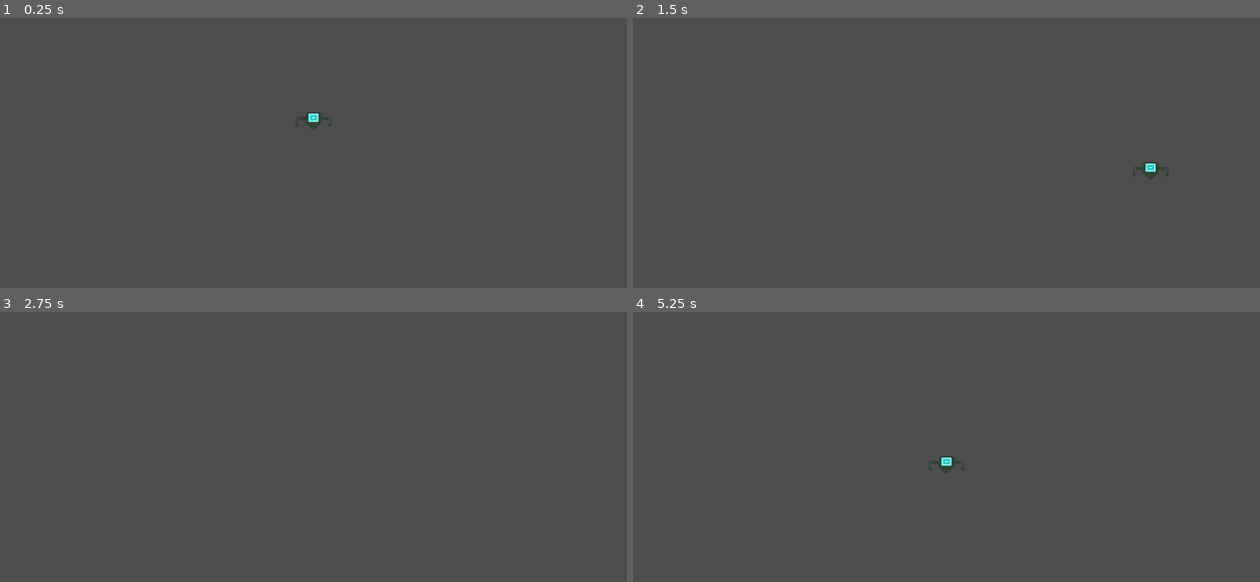
Above: before the commit, frames 1-4 (two rows, left to right).
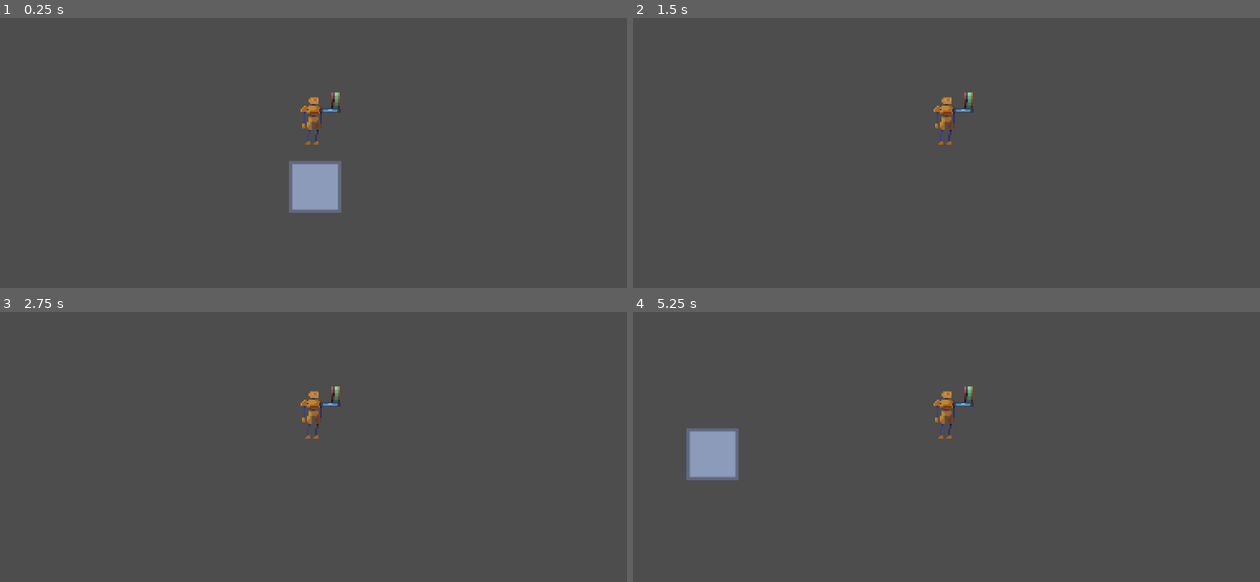
Above: after the commit, the same moments.

Repository: Brainthread/FarmingGame
Game: Godot game, scene res://Main.tscn
Two runs of this game, one before a commit and one after it. Both use one fixed random seed, a clock stepped at 60 frames per second and the inputs below. The engine's default icon, where the game draws it, is replaced by a stand-in: a white triangle on a blue panel in a dark square.
Inputs:
- Up to frame 1 (0.25 s): no input
- Up to frame 2 (1.5 s): tap Enter at 0.5 s; hold D (Right) 0.53-1.28 s; hold Shift (Sprint, bound only after the commit) 0.53-1.28 s; hold S (Down) from 1.28 s (still down); tap Shift (Sprint, bound only after the commit) at 1.35 s
- Up to frame 3 (2.75 s): release S (Down) at 2.03 s; hold D (Right) from 2.03 s (still down); hold Shift (Sprint, bound only after the commit) from 2.03 s (still down)
- Up to frame 4 (5.25 s): tap Space at 2.75 s; release D (Right) at 2.78 s; release Shift (Sprint, bound only after the commit) at 2.78 s; hold W (Up) 2.78-3.53 s; tap Shift (Sprint, bound only after the commit) at 2.85, 4.35 s; tap Enter at 3.5 s; hold Shift (Sprint, bound only after the commit) 3.53-4.28 s; hold A (Left) 3.53-5.03 s; hold S (Down) from 5.03 s (still down); hold Shift (Sprint, bound only after the commit) from 5.03 s (still down)

The runs differ from the first frame. In frame 1, 2.1% of the frame differs, in the area x 46-55%, y 27-73%; in frame 2, 0.6%; in frame 3, 0.4%; in frame 4, 2.2%, in the area x 8-55%, y 27-63%.

Commit message:
Add textures

Diff:
--- a/Main.tscn
+++ b/Main.tscn
@@ -1,12 +1,27 @@
-[gd_scene load_steps=3 format=3 uid="uid://dq52srwlt7r3v"]
+[gd_scene load_steps=5 format=3 uid="uid://dq52srwlt7r3v"]
 
 [ext_resource type="PackedScene" uid="uid://cwx3if5m44ve8" path="res://Scenes/Objects/player.tscn" id="1_7qiwv"]
 [ext_resource type="Script" path="res://Scripts/CameraFollow.gd" id="2_a2cq5"]
+[ext_resource type="Texture2D" uid="uid://bxiiupwn2yios" path="res://Imported/Textures/Floor.png" id="3_ms2g7"]
+
+[sub_resource type="RectangleShape2D" id="RectangleShape2D_ihfwf"]
+size = Vector2(32, 18)
 
 [node name="TestScene" type="Node2D"]
 
 [node name="Player" parent="." instance=ExtResource("1_7qiwv")]
 
-[node name="Camera2D" type="Camera2D" parent="."]
+[node name="Camera2D" type="Camera2D" parent="." node_paths=PackedStringArray("target")]
 zoom = Vector2(3, 3)
 script = ExtResource("2_a2cq5")
+target = NodePath("../Player")
+
+[node name="StaticBody2D" type="StaticBody2D" parent="."]
+position = Vector2(1, 42)
+
+[node name="CollisionShape2D" type="CollisionShape2D" parent="StaticBody2D"]
+position = Vector2(0, -7)
+shape = SubResource("RectangleShape2D_ihfwf")
+
+[node name="Sprite2D" type="Sprite2D" parent="StaticBody2D"]
+texture = ExtResource("3_ms2g7")
--- a/Scenes/Objects/player.tscn
+++ b/Scenes/Objects/player.tscn
@@ -1,16 +1,29 @@
-[gd_scene load_steps=5 format=3 uid="uid://cwx3if5m44ve8"]
+[gd_scene load_steps=7 format=3 uid="uid://cwx3if5m44ve8"]
 
-[ext_resource type="Texture2D" uid="uid://1pueoxa6ih0v" path="res://Sprites/Player.png" id="1_sh5yg"]
+[ext_resource type="Texture2D" uid="uid://1pueoxa6ih0v" path="res://Sprites/Player.png" id="1_37bka"]
 [ext_resource type="Script" path="res://Scripts/StateMachine/FiniteStateMachine.gd" id="2_1ic7f"]
+[ext_resource type="Script" path="res://Scripts/Spraygun.gd" id="2_2q2cc"]
+[ext_resource type="Texture2D" uid="uid://bfwttmthyqyq0" path="res://icon.svg" id="3_lkg5k"]
 [ext_resource type="Script" path="res://Scripts/Player/States/IdleAndMove.gd" id="3_pui5a"]
 
-[sub_resource type="RectangleShape2D" id="RectangleShape2D_2rg7v"]
+[sub_resource type="CircleShape2D" id="CircleShape2D_4cju8"]
+radius = 8.01561
 
 [node name="Player" type="CharacterBody2D"]
 
 [node name="Sprite2D" type="Sprite2D" parent="."]
 texture_filter = 1
-texture = ExtResource("1_sh5yg")
+texture = ExtResource("1_37bka")
+
+[node name="Spraygun" type="Node2D" parent="."]
+position = Vector2(5, -6)
+script = ExtResource("2_2q2cc")
+
+[node name="Sprite2D" type="Sprite2D" parent="Spraygun"]
+position = Vector2(0, 1)
+scale = Vector2(0.1, 0.02)
+texture = ExtResource("3_lkg5k")
+offset = Vector2(52, 0)
 
 [node name="StateMachine" type="Node" parent="." node_paths=PackedStringArray("current_state", "root")]
 script = ExtResource("2_1ic7f")
@@ -19,6 +32,9 @@
 
 [node name="IdleAndMove" type="Node" parent="StateMachine"]
 script = ExtResource("3_pui5a")
+_acceleration = 60000.0
+_direction_change_modifier = 4
 
-[node name="CollisionShape2D" type="CollisionShape2D" parent="."]
-shape = SubResource("RectangleShape2D_2rg7v")
+[node name="Collider" type="CollisionShape2D" parent="."]
+position = Vector2(0, 5.5)
+shape = SubResource("CircleShape2D_4cju8")
--- a/Scripts/CameraFollow.gd
+++ b/Scripts/CameraFollow.gd
@@ -1,16 +1,27 @@
 extends Camera2D
 
 @export var target:Node2D
-@export var followSpeed:float
-@export var lookAhead:float
-@export var minPoint:Vector2
-@export var maxPoint:Vector2
+var target_former_position:Vector2 = Vector2()
+var follow_speed:float = 1000
+@export var look_ahead:bool = false
+@export var min_point:Vector2 = Vector2(-9999999, -9999999)
+@export var max_point:Vector2 = Vector2(9999999, 9999999)
 
 # Called when the node enters the scene tree for the first time.
 func _ready():
+	target_former_position = target.position
 	pass # Replace with function body.
 
 
 # Called every frame. 'delta' is the elapsed time since the previous frame.
 func _process(delta):
 	pass
+
+func _physics_process(delta):
+	var target_heading = target.position - target_former_position
+	var target_velocity = target_heading/delta
+
+	if look_ahead == true:
+		pass
+	position = position.move_toward(target.position, follow_speed * delta)
+	target_former_position = target.position
--- a/Scripts/Player/States/IdleAndMove.gd
+++ b/Scripts/Player/States/IdleAndMove.gd
@@ -1,8 +1,13 @@
 extends State
 
 var _input_direction = Vector2()
+var _input_sprint:bool = false
 var _body:CharacterBody2D
 @export var _movement_speed:float = 10000
+@export var _acceleration:float = 10000
+@export var _sprint_multiplier:float = 2
+@export var _direction_change_modifier = 3
+var _movement_velocity:Vector2 = Vector2()
 
 func _initialize_state(stateMachine_node:FiniteStateMachine, root_node:Node2D):
 	super(stateMachine_node, root_node)
@@ -28,7 +33,19 @@
 	_input_direction = Vector2(
 			Input.get_action_strength("Right") - Input.get_action_strength("Left"),
 			Input.get_action_strength("Down") - Input.get_action_strength("Up"))
+	_input_direction = _input_direction.normalized()
+	_input_sprint = true if Input.get_action_strength("Sprint") else false
+
 
 func _move_character(_delta: float):
-	_body.velocity = _movement_speed * _delta * _input_direction
+	var _direction_change_coefficient = 1
+	var _sprint_coefficent = _sprint_multiplier if _input_sprint else 1
+	if _movement_velocity.dot(_input_direction) < 0 and not _movement_velocity == Vector2.ZERO and not _input_direction == Vector2.ZERO:
+		_direction_change_coefficient = _direction_change_modifier
+
+	var _target_velocity = _input_direction * _movement_speed * _sprint_coefficent
+	var _point_acceleration = _delta * _acceleration * _direction_change_coefficient
+	_movement_velocity = _movement_velocity.move_toward(_target_velocity, _point_acceleration)
+
+	_body.velocity = _delta * _movement_velocity
 	_body.move_and_slide()
--- /dev/null
+++ b/Scripts/Spraygun.gd
@@ -0,0 +1,11 @@
+extends Node2D
+
+
+# Called when the node enters the scene tree for the first time.
+func _ready():
+	pass # Replace with function body.
+
+
+# Called every frame. 'delta' is the elapsed time since the previous frame.
+func _process(delta):
+	pass
--- a/project.godot
+++ b/project.godot
@@ -45,6 +45,11 @@
 , Object(InputEventKey,"resource_local_to_scene":false,"resource_name":"","device":-1,"window_id":0,"alt_pressed":false,"shift_pressed":false,"ctrl_pressed":false,"meta_pressed":false,"pressed":false,"keycode":0,"physical_keycode":4194322,"key_label":0,"unicode":0,"echo":false,"script":null)
 ]
 }
+Sprint={
+"deadzone": 0.5,
+"events": [Object(InputEventKey,"resource_local_to_scene":false,"resource_name":"","device":-1,"window_id":0,"alt_pressed":false,"shift_pressed":false,"ctrl_pressed":false,"meta_pressed":false,"pressed":false,"keycode":0,"physical_keycode":4194325,"key_label":0,"unicode":0,"echo":false,"script":null)
+]
+}
 
 [rendering]
 
Binary file added: Imported/Textures/Antishovel.png
Not shown, added: Imported/Textures/Antishovel.png.import
Binary file added: Imported/Textures/Bot.png
Not shown, added: Imported/Textures/Bot.png.import
Binary file added: Imported/Textures/Coilroot.png
Not shown, added: Imported/Textures/Coilroot.png.import
Binary file added: Imported/Textures/Floor.png
Not shown, added: Imported/Textures/Floor.png.import
Binary file added: Imported/Textures/Pot_a.png
Not shown, added: Imported/Textures/Pot_a.png.import
Binary file added: Imported/Textures/Pot_e.png
Not shown, added: Imported/Textures/Pot_e.png.import
(and 17 more such lines)
